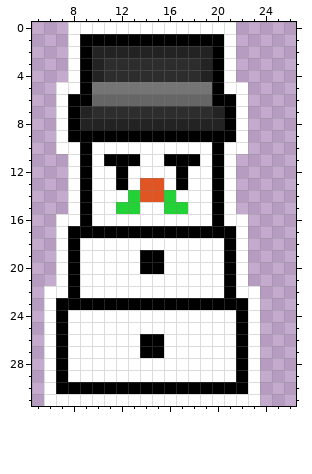
One commit to this pixel-art sprite: wikiMain/snowman_sticker.png. Above is the file before it was changed.
The file is 160x160 pixels, drawn in blocks of 5x5; one block is one cell here. Shown: x 5..26, y 0..31.
New version:
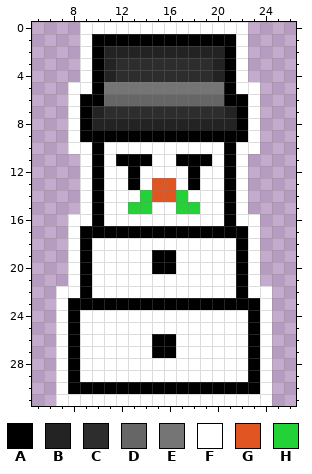
Palette (. is transparent): A #000000  B #232323  C #2d2d2d  D #666666  E #757575  F #ffffff  G #e15522  H #22d236
Edits made:
Colour B gives way to colour A in rows 2 to 4 at x 10; in rows 7 to 8 at x 9.
Colour D gives way to colour A in row 6 at x 10.
Colour E gives way to colour A in row 5 at x 10.
Colour F gives way to colour A in rows 1 to 5 at x 21; in rows 6 to 9 at x 22; in row 10 at x 10 and 21; in row 11 at x 10, 14, 19 and 21; in rows 12 to 13 at x 10, 13, 18 and 21; in rows 14 to 16 at x 10 and 21.
Colour F gives way to colour A in row 17 at x 22; in row 18 at x 9 and 22; in rows 19 to 20 at x 9, 16 and 22; in rows 21 to 22 at x 9 and 22; in row 23 at x 23; in rows 24 to 25 at x 8 and 23.
Colour F gives way to colour A in rows 26 to 27 at x 8, 16 and 23; in rows 28 to 29 at x 8 and 23; in row 30 at x 23.
Colour A gives way to colour B in rows 2 to 4 at x 20; in rows 7 to 8 at x 21.
Colour C gives way to colour B in rows 3 to 4 at x 11; in row 7 at x 10.
Colour B gives way to colour C in rows 3 to 4 at x 19; in row 7 at x 20.
Colour A gives way to colour D in row 6 at x 20.
Colour A gives way to colour E in row 5 at x 20.
The edit adds colour F in rows 0 to 4 at x 22; in rows 5 to 10 at x 23; in rows 11 to 15 at x 22; in rows 16 to 21 at x 23; in rows 22 to 31 at x 24.
Colour A gives way to colour F in rows 1 to 5 at x 9; in rows 6 to 9 at x 8; in row 10 at x 9 and 20; in row 11 at x 9, 11, 16 and 20; in rows 12 to 13 at x 9, 12, 17 and 20; in rows 14 to 16 at x 9 and 20.
Colour A gives way to colour F in row 17 at x 8; in row 18 at x 8 and 21; in rows 19 to 20 at x 8, 14 and 21; in rows 21 to 22 at x 8 and 21; in row 23 at x 7; in rows 24 to 25 at x 7 and 22.
Colour A gives way to colour F in rows 26 to 27 at x 7, 14 and 22; in rows 28 to 29 at x 7 and 22; in row 30 at x 7.
Colour G gives way to colour F in row 13 at x 14.
Colour H gives way to colour F in row 14 at x 13; in row 15 at x 12 and 16.
Colour F gives way to colour G in row 13 at x 16.
Colour H gives way to colour G in row 14 at x 16.
Colour F gives way to colour H in row 14 at x 17; in row 15 at x 14 and 18.
Colour G gives way to colour H in row 14 at x 14.
Colour F is removed in rows 0 to 4 at x 8; in rows 5 to 10 at x 7; in rows 11 to 15 at x 8; in rows 16 to 21 at x 7; in rows 22 to 31 at x 6.
